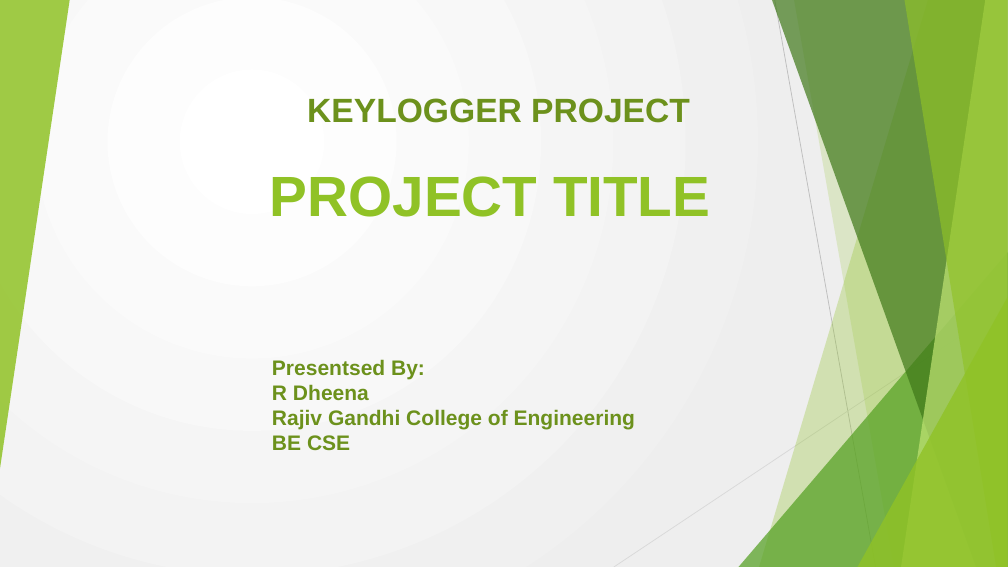
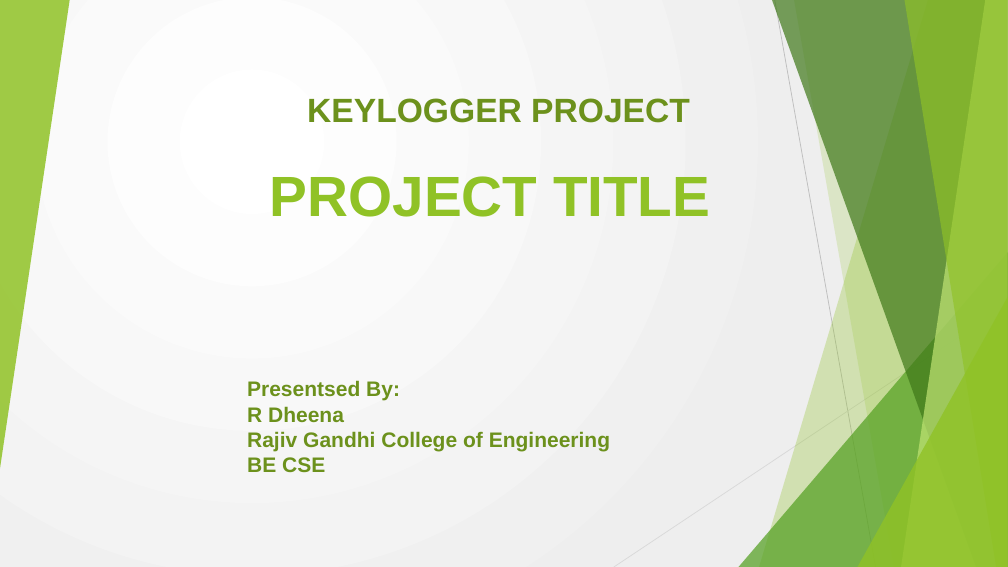
Before and after one commit to Dheena006/Naan-mudhalavan-2, a slide deck: slide 1 of Project.pptx. Drawn at 1008x567 pixels with LibreOffice and Linux fonts; fonts in the diff are those of the drawing. Boxes give left, top, right and bottom in pixels: in the first picture for what was removed or moved away, otherwise in the second. Text is boxed around its words. In the diff, an @@ line names an element or a change of style, - is before the commit and + after.

```diff
--- a/Project.pptx
+++ b/Project.pptx
@@ text "Presentsed By:": place and size @@
-text "Presentsed By:" at (272, 359, 635, 450)
+text "Presentsed By:" at (247, 380, 610, 473)
```
Also in this commit, not shown: 2 other slides changed, 5 other files.
